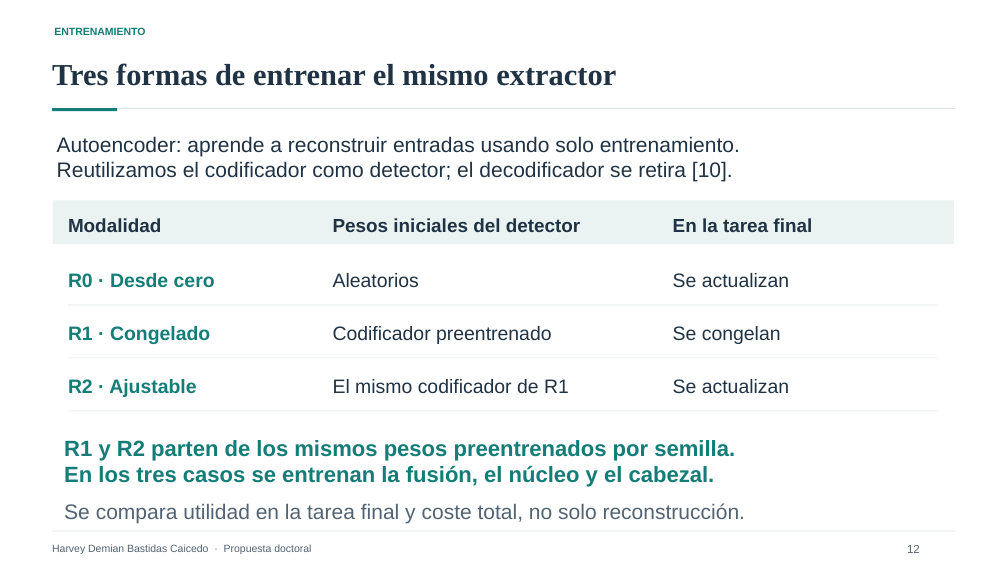
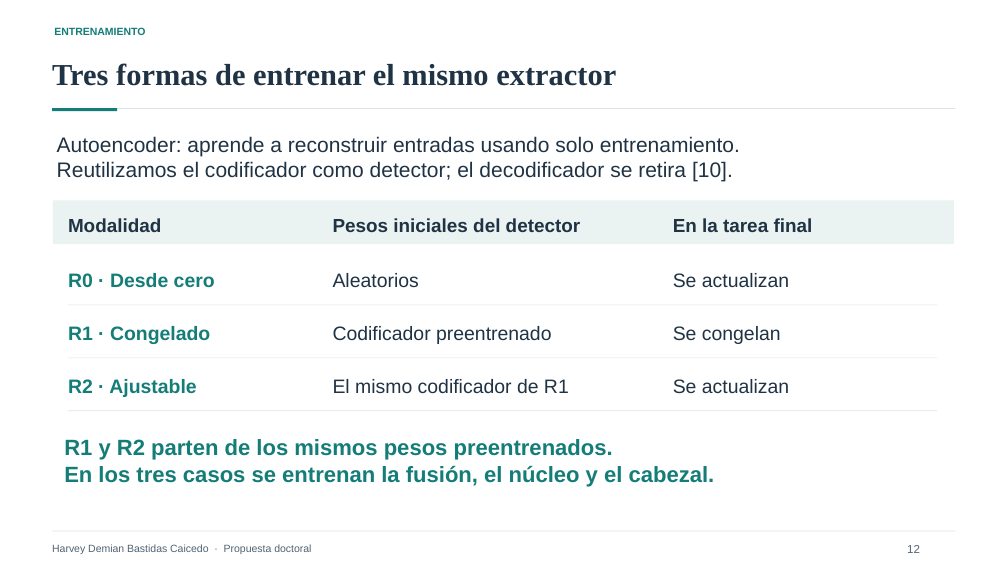
Before and after one commit to harveybc/predictor, a slide deck: slide 12 of docs/presentacion_entrevista_postulacion_doctoral_revisada.pptx. Drawn at 1008x567 pixels with LibreOffice and Linux fonts; fonts in the diff are those of the drawing. Boxes give left, top, right and bottom in pixels: in the first picture for what was removed or moved away, otherwise in the second. Text is boxed around its words. In the diff, an @@ line names an element or a change of style, - is before the commit and + after.

```diff
--- a/docs/presentacion_entrevista_postulacion_doctoral_revisada.pptx
+++ b/docs/presentacion_entrevista_postulacion_doctoral_revisada.pptx
@@ text at (64, 439, 613, 460): text changed @@
-R1 y R2 parten de los mismos pesos preentrenados por semilla.
+R1 y R2 parten de los mismos pesos preentrenados.
@@ text removed at (64, 503, 745, 523) @@
-Se compara utilidad en la tarea final y coste total, no solo reconstrucción.
```
Also in this commit, not shown: 10 other slides changed, 4 other files.
